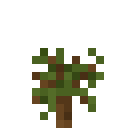
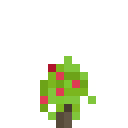
Layer changes from the first 128 × 128 image to the second:
added group "dragonfruit" with 3 layers above "date" over <box>40,56,96,128</box>
added layer "Layer 66" in group "dragonfruit" over <box>40,56,96,128</box>
hid group "hazelnut" (3 layers) over <box>32,48,104,128</box>
